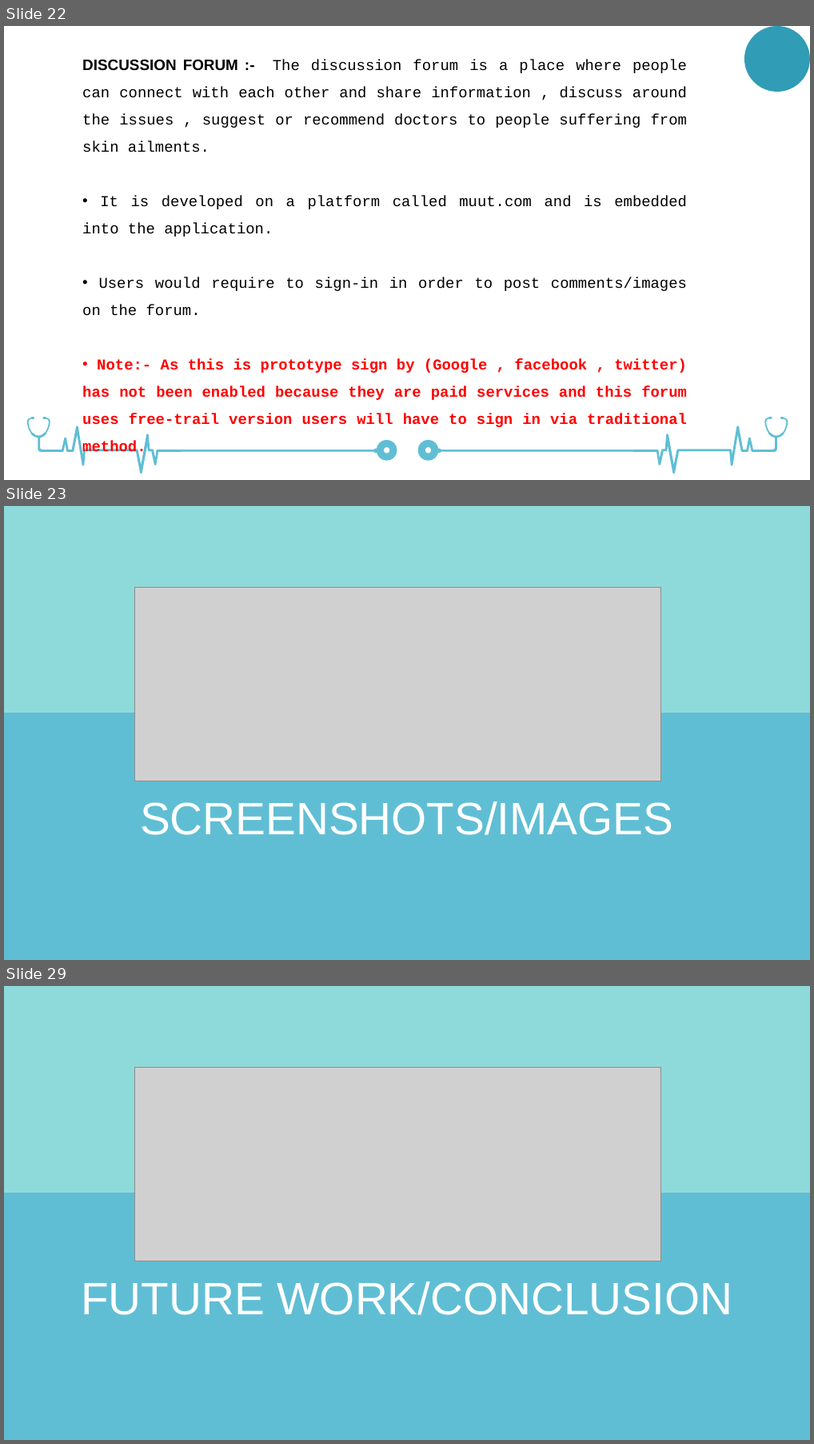
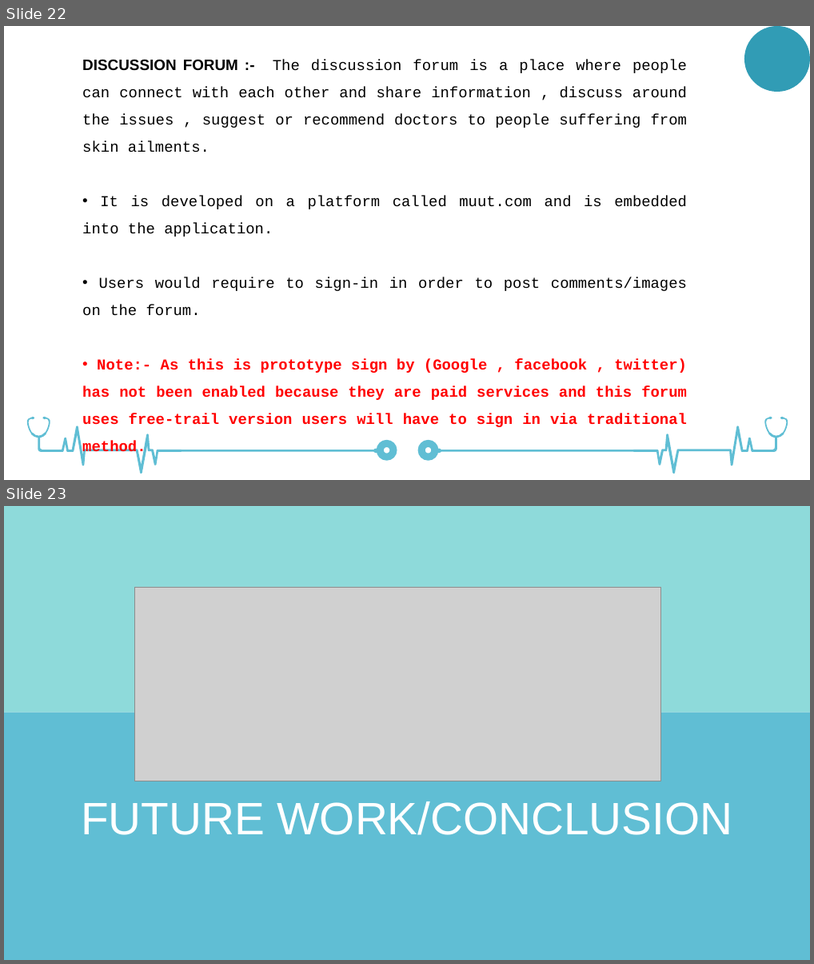
Before and after one commit to DHRUV6029/SkinSense, a slide deck: SKIN-SENSE-POWERPOINT.pptx. Shown one above the other, each under a label of ours: slides 22, 23 and 29 before the commit, slides 22 and 23 after it; the slides between them are not shown. The pictures are 814x1444 and 814x964 pixels, drawn with LibreOffice and Linux fonts; fonts in the diff are those of the drawing; grey boxes stand for pictures. Boxes give left, top, right and bottom in pixels: in the first picture for what was removed or moved away, otherwise in the second. Text is boxed around its words. In the diff, an @@ line names an element or a change of style, - is before the commit and + after.

```diff
--- a/SKIN-SENSE-POWERPOINT.pptx
+++ b/SKIN-SENSE-POWERPOINT.pptx
@@ slide 23 removed at [4,506,810,960], background #FFFFFF @@
@@ rectangle removed at [4,506,810,712] @@
@@ picture removed at [134,587,661,781] @@
@@ rectangle removed at [4,712,810,960] @@
@@ text removed at [140,801,674,835] @@
-SCREENSHOTS/IMAGES
@@ what was slide 29 is now slide 23 @@
```
Also in this commit, not shown: 2 slides changed, 5 other slides removed.
